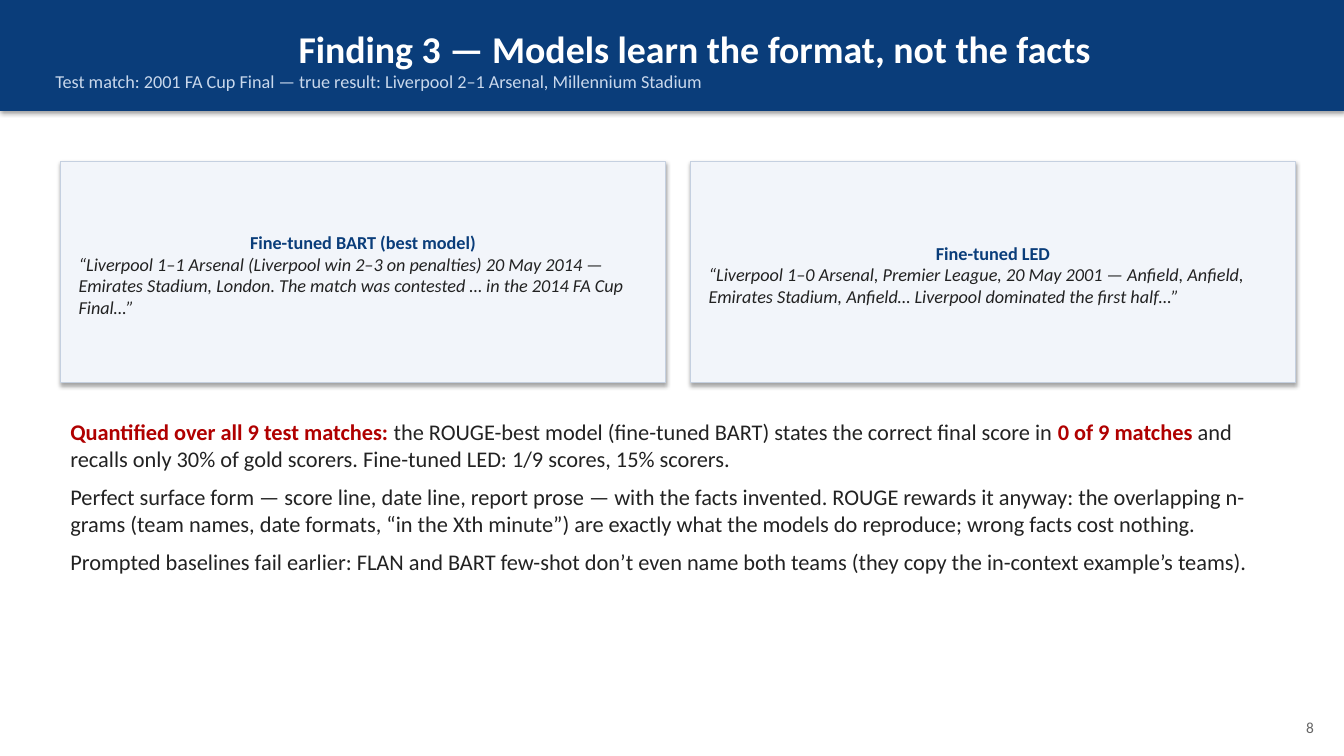
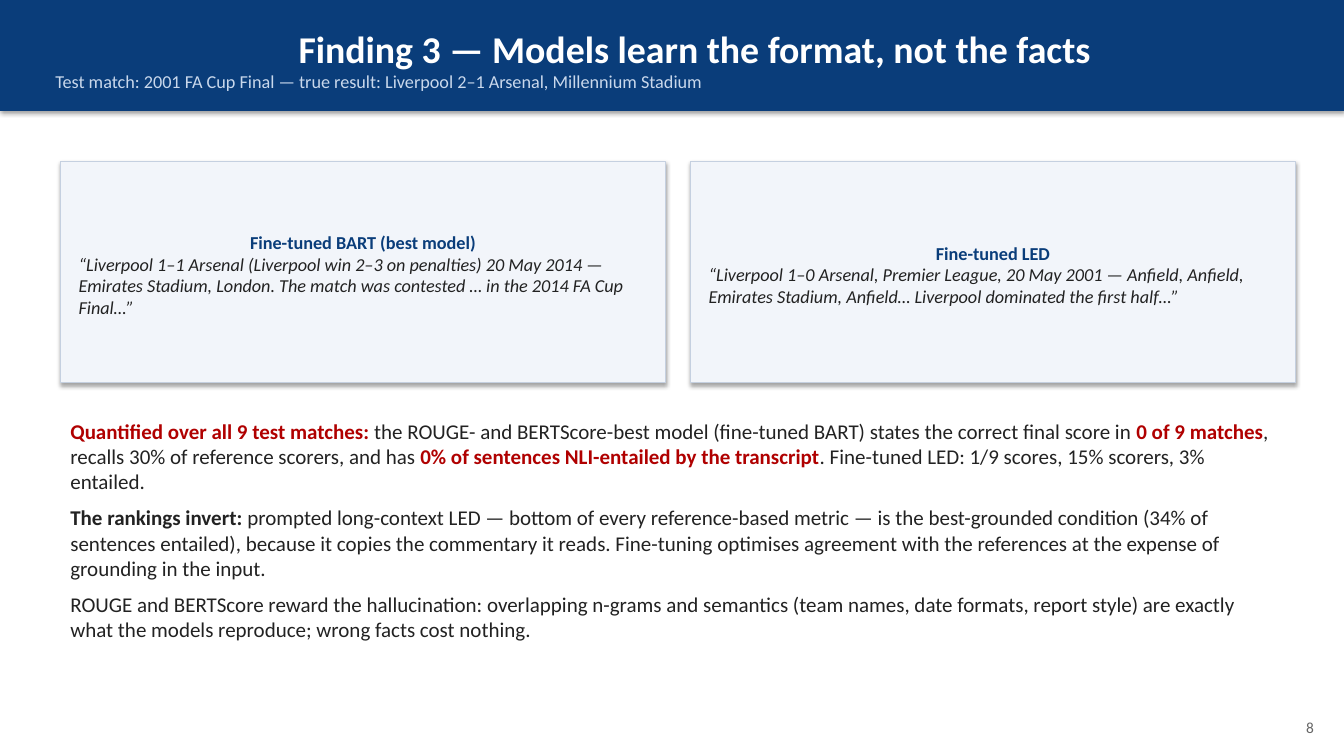
Before and after one commit to christiandalfarra/ANLP_Project, a slide deck: slide 8 of report/slides/ANLP_slides.pptx. Drawn at 1344x756 pixels with LibreOffice and Linux fonts; fonts in the diff are those of the drawing. Boxes give left, top, right and bottom in pixels: in the first picture for what was removed or moved away, otherwise in the second. Text is boxed around its words. In the diff, an @@ line names an element or a change of style, - is before the commit and + after.

```diff
--- a/report/slides/ANLP_slides.pptx
+++ b/report/slides/ANLP_slides.pptx
@@ text at (x1=70, y1=424, x2=1269, y2=641): text changed; size 16 to 15 pt @@
-Quantified over all 9 test matches: the ROUGE-best model (fine-tuned BART) states the correct final score in 0 of 9 matches and recalls only 30% of gold scorers. Fine-tuned LED: 1/9 scores, 15% scorers.
-Perfect surface form — score line, date line, report prose — with the facts invented. ROUGE rewards it anyway: the overlapping n-grams (team names, date formats, “in the Xth minute”) are exactly what the models do reproduce; wrong facts cost nothing.
-Prompted baselines fail earlier: FLAN and BART few-shot don’t even name both teams (they copy the in-context example’s teams).
+Quantified over all 9 test matches: the ROUGE- and BERTScore-best model (fine-tuned BART) states the correct final score in 0 of 9 matches, recalls 30% of reference scorers, and has 0% of sentences NLI-entailed by the transcript. Fine-tuned LED: 1/9 scores, 15% scorers, 3% entailed.
+The rankings invert: prompted long-context LED — bottom of every reference-based metric — is the best-grounded condition (34% of sentences entailed), because it copies the commentary it reads. Fine-tuning optimises agreement with the references at the expense of grounding in the input.
+ROUGE and BERTScore reward the hallucination: overlapping n-grams and semantics (team names, date formats, report style) are exactly what the models reproduce; wrong facts cost nothing.
```
Also in this commit, not shown: 1 other slide changed, 5 other files.
